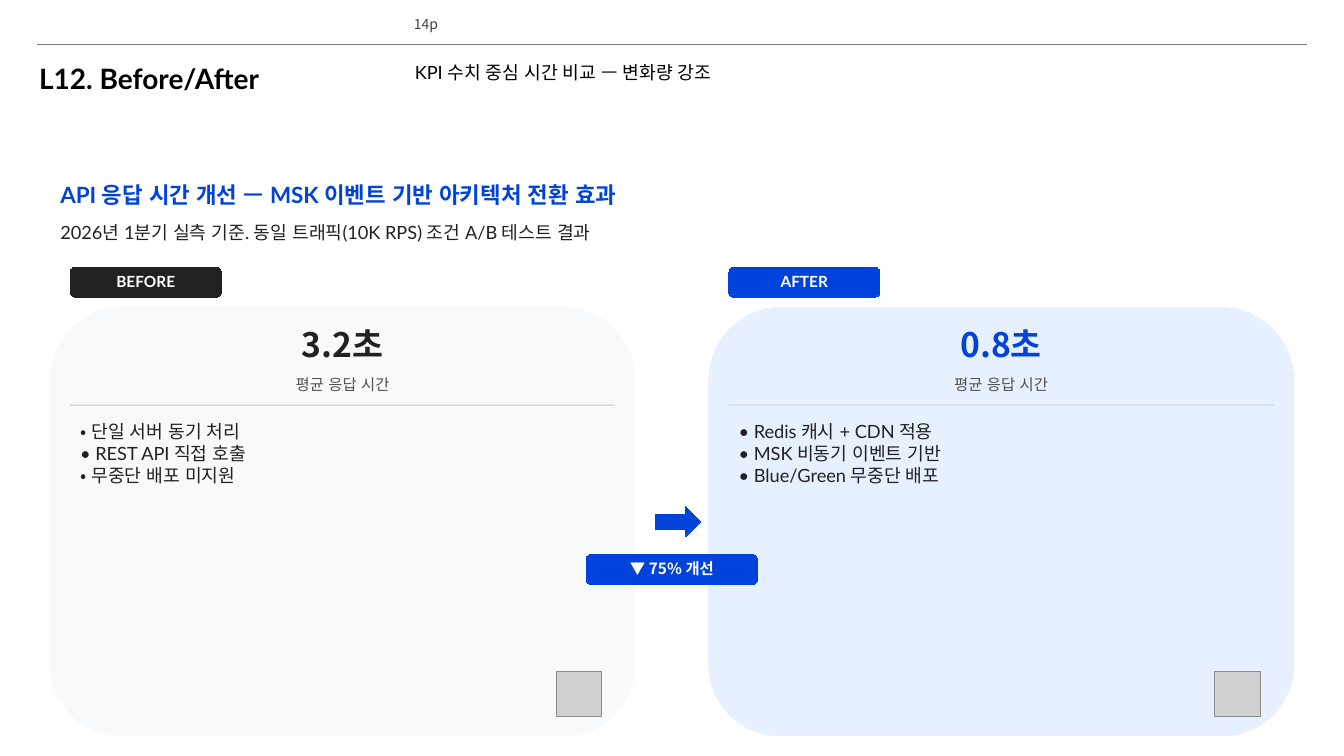
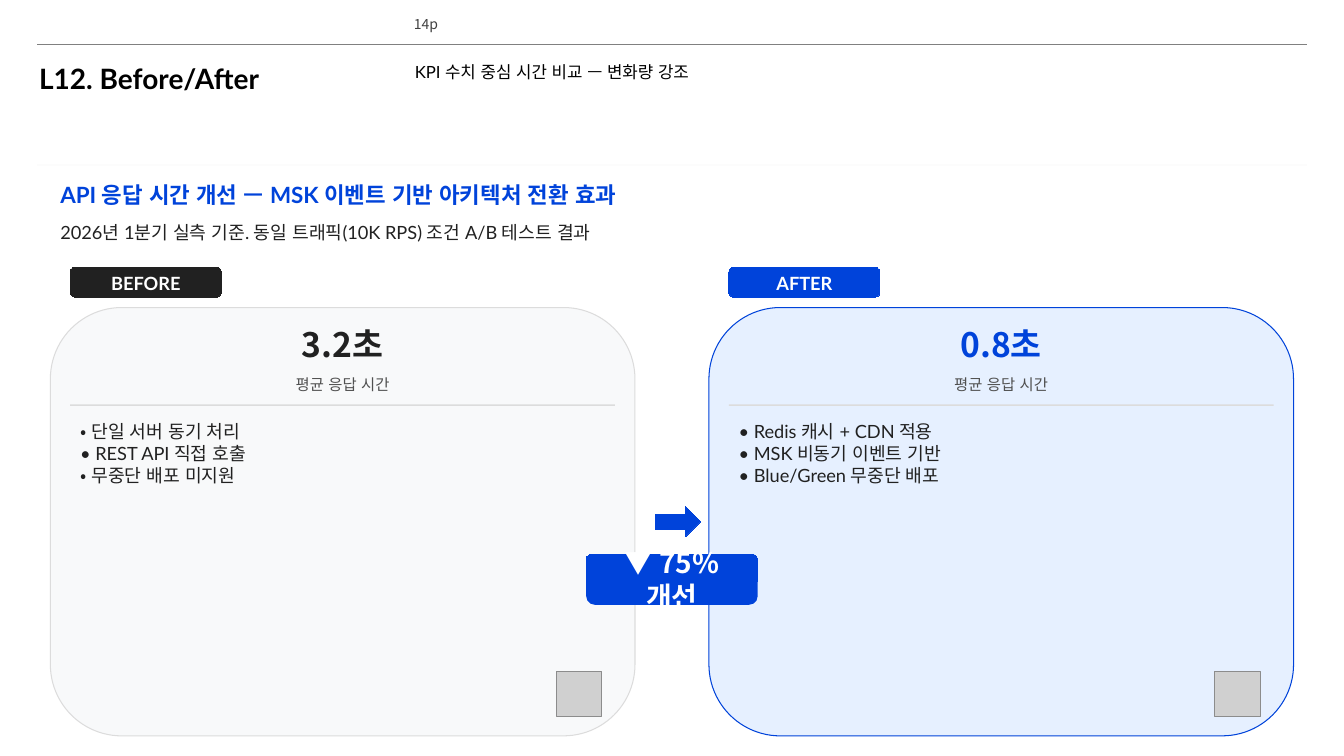
Before and after one commit to lhs6395-hslee/project-steer, a slide deck: slide 14 of results/pptx/AWS_MSK_Expert_Intro.pptx. Drawn at 1344x756 pixels with LibreOffice and Linux fonts; fonts in the diff are those of the drawing; grey boxes stand for pictures; background and template pictures are left out. Boxes give left, top, right and bottom in pixels: in the first picture for what was removed or moved away, otherwise in the second. Text is boxed around its words. In the diff, an @@ line names an element or a change of style, - is before the commit and + after.

```diff
--- a/results/pptx/AWS_MSK_Expert_Intro.pptx
+++ b/results/pptx/AWS_MSK_Expert_Intro.pptx
@@ text "KPI 수치 중심 시간 비교 ..." at bbox=[415, 64, 689, 80]: size 13 to 12 pt @@
@@ text "BEFORE" at bbox=[111, 276, 180, 290]: size 11 to 13 pt @@
@@ text "AFTER" at bbox=[776, 276, 832, 290]: size 11 to 13 pt @@
@@ rounded rectangle at bbox=[50, 308, 635, 736]: outline #F8F9FA 0.75 pt to #DCDCDC 0.75 pt @@
@@ rounded rectangle at bbox=[709, 308, 1294, 736]: outline #E6F0FF 0.75 pt to #0043DA 0.75 pt @@
@@ rounded rectangle "▼ 75% 개선": place and size @@
-rounded rectangle "▼ 75% 개선" at bbox=[649, 561, 714, 576]
+rounded rectangle "▼ 75% 개선" at bbox=[587, 555, 758, 605]
@@ rounded rectangle "▼ 75% 개선" at bbox=[587, 555, 758, 605]: size 11 to 20 pt; vertical alignment top to middle; fill none to #0043DA @@
```
Also in this commit, not shown: 18 other slides changed, 3 other files.
